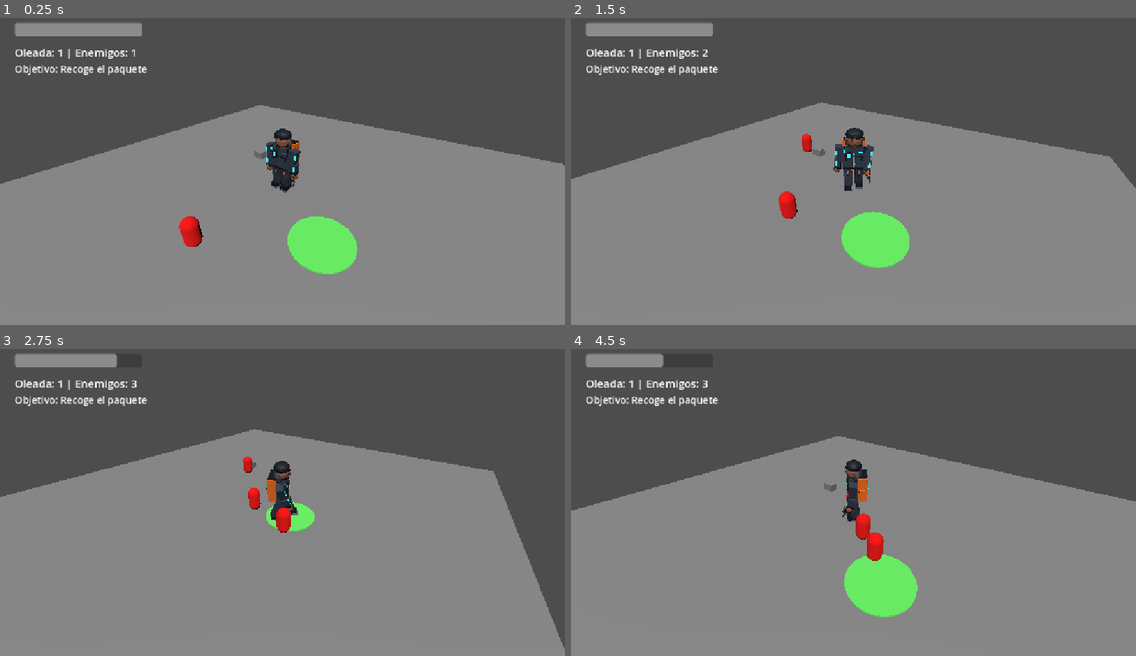
Above: before the commit, frames 1-4 (two rows, left to right).
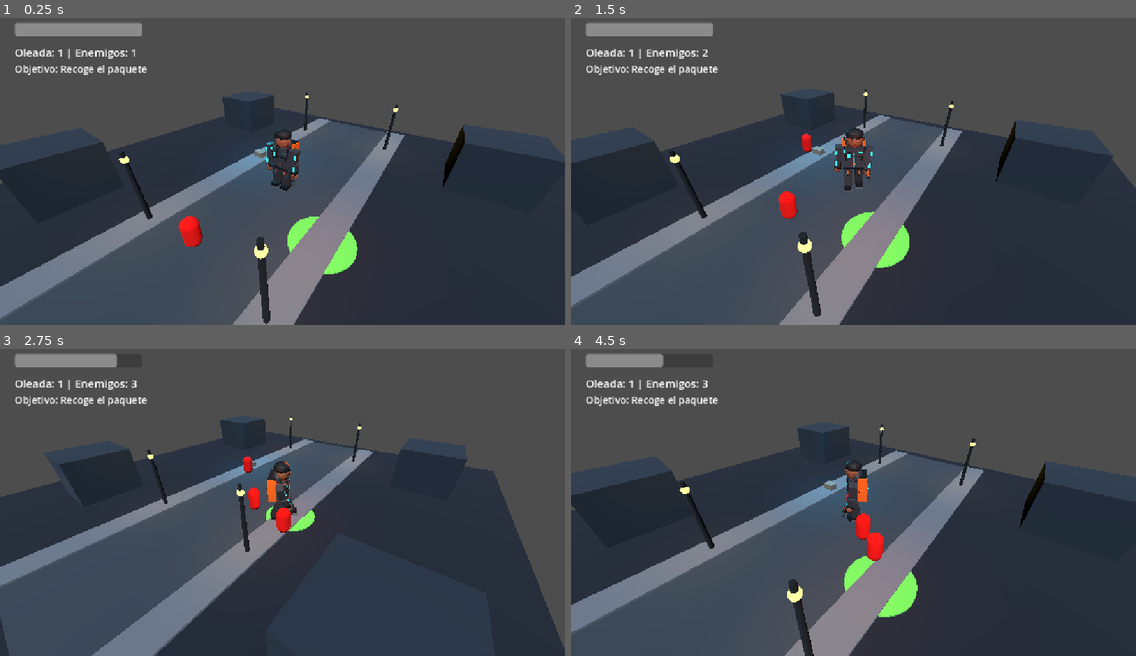
Above: after the commit, the same moments.

Repository: luismedinadl/la-ultima-ruta
Game: Godot game, scene res://scenes/levels/level_01.tscn
Same seed, same stepped clock (60 frames per second), same inputs: the game is played once before the commit and once after it. Before the commit the project starts from res://scenes/test_level.tscn.
Inputs:
- Up to frame 1 (0.25 s): no input
- Up to frame 2 (1.5 s): hold D (move_right) 0.53-1.28 s; tap Space (attack) at 0.6 s; hold S (move_back) from 1.28 s (still down); tap R at 1.35 s
- Up to frame 3 (2.75 s): release S (move_back) at 2.03 s; hold D (move_right) from 2.03 s (still down); tap Space (attack) at 2.1 s
- Up to frame 4 (4.5 s): release D (move_right) at 2.78 s; hold W (move_forward) 2.78-3.53 s; tap R at 2.85, 4.35 s; hold A (move_left) from 3.53 s (still down); tap Space (attack) at 3.6 s

The runs differ from the first frame. In frame 1, 57% of the frame differs, in the area x 0-100%, y 24-100%; in frame 2, 57%; in frame 3, 58%, in the area x 0-100%, y 21-100%; in frame 4, 57%.

Commit message:
Escena principal

Diff:
--- a/project.godot
+++ b/project.godot
@@ -11,7 +11,7 @@
 [application]
 
 config/name="La Última Ruta"
-run/main_scene="uid://biqra2qk4ssjo"
+run/main_scene="uid://dwhdxwauvobvj"
 config/features=PackedStringArray("4.7", "Mobile")
 config/icon="res://icon.svg"
 
